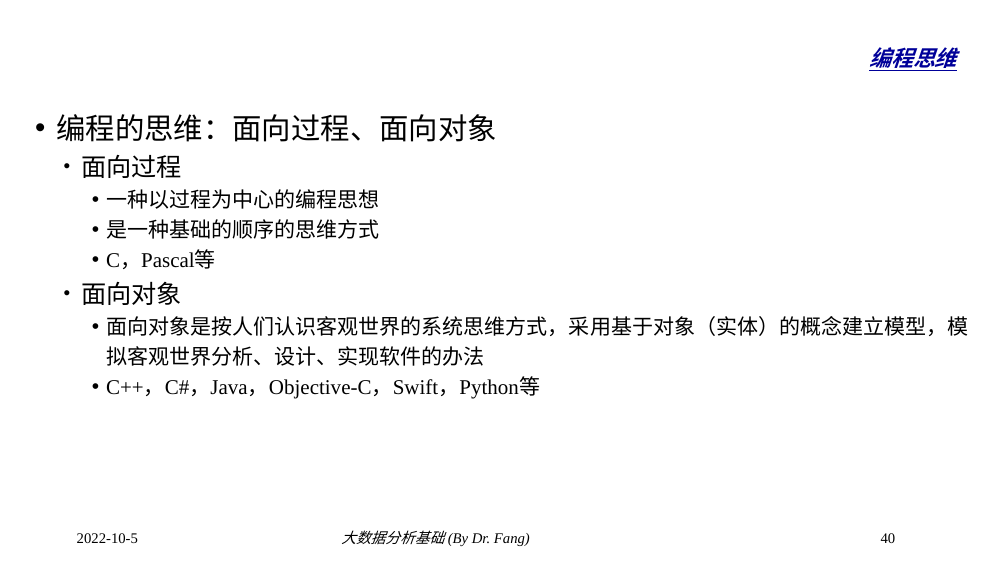
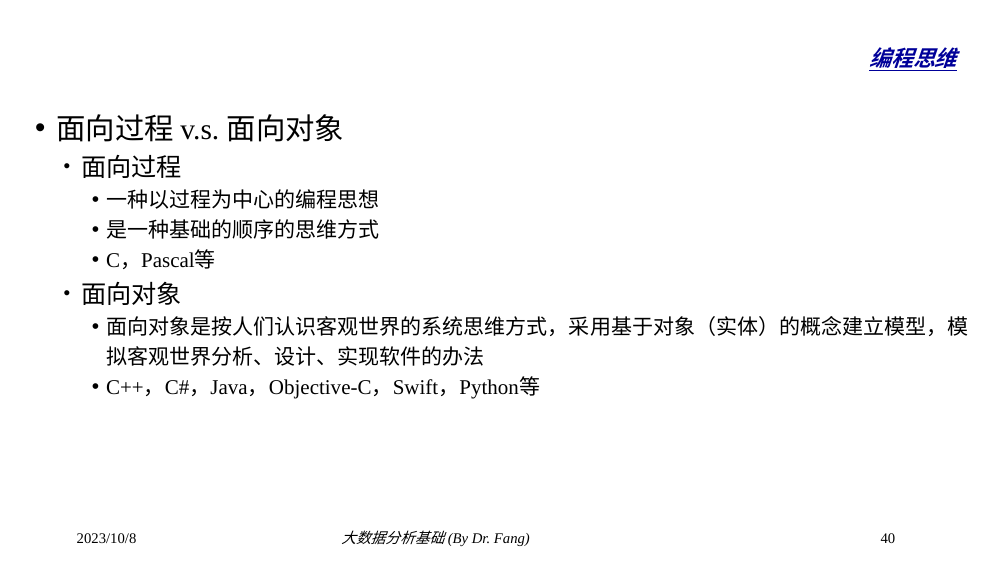
Before and after one commit to dr-fang/BDA, a slide deck: slide 40 of slides/2_PythonBasic.pptx. Drawn at 1008x567 pixels with LibreOffice and Linux fonts; fonts in the diff are those of the drawing; background and template pictures are left out. Boxes give left, top, right and bottom in pixels: in the first picture for what was removed or moved away, otherwise in the second. Text is boxed around its words. In the diff, an @@ line names an element or a change of style, - is before the commit and + after.

```diff
--- a/slides/2_PythonBasic.pptx
+++ b/slides/2_PythonBasic.pptx
@@ text at (56, 114, 344, 142): text changed @@
-• 编程的思维：面向过程、面向对象
+• 面向过程 v.s. 面向对象
@@ text at (77, 533, 137, 543): text changed @@
-2022-10-5
+2023/10/8
```
Also in this commit, not shown: 37 other slides changed, 6 slides added, 6 slides removed.
